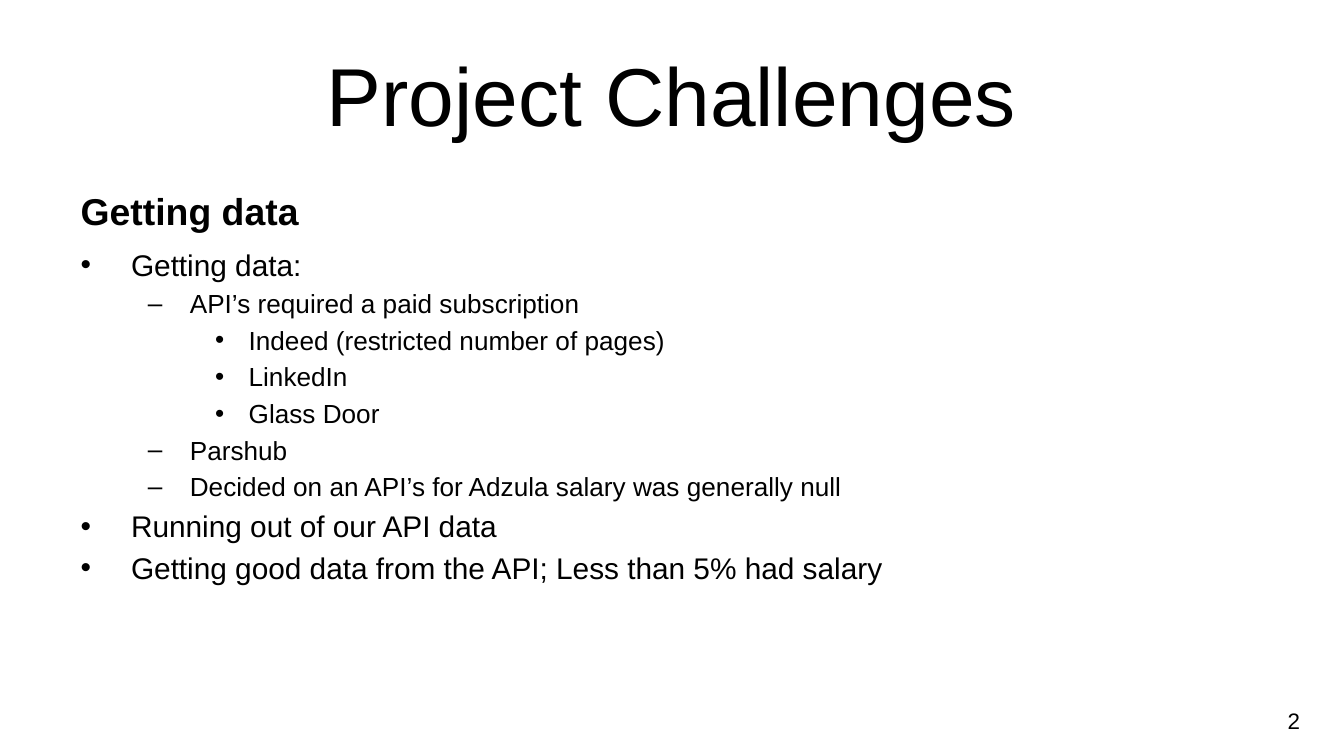
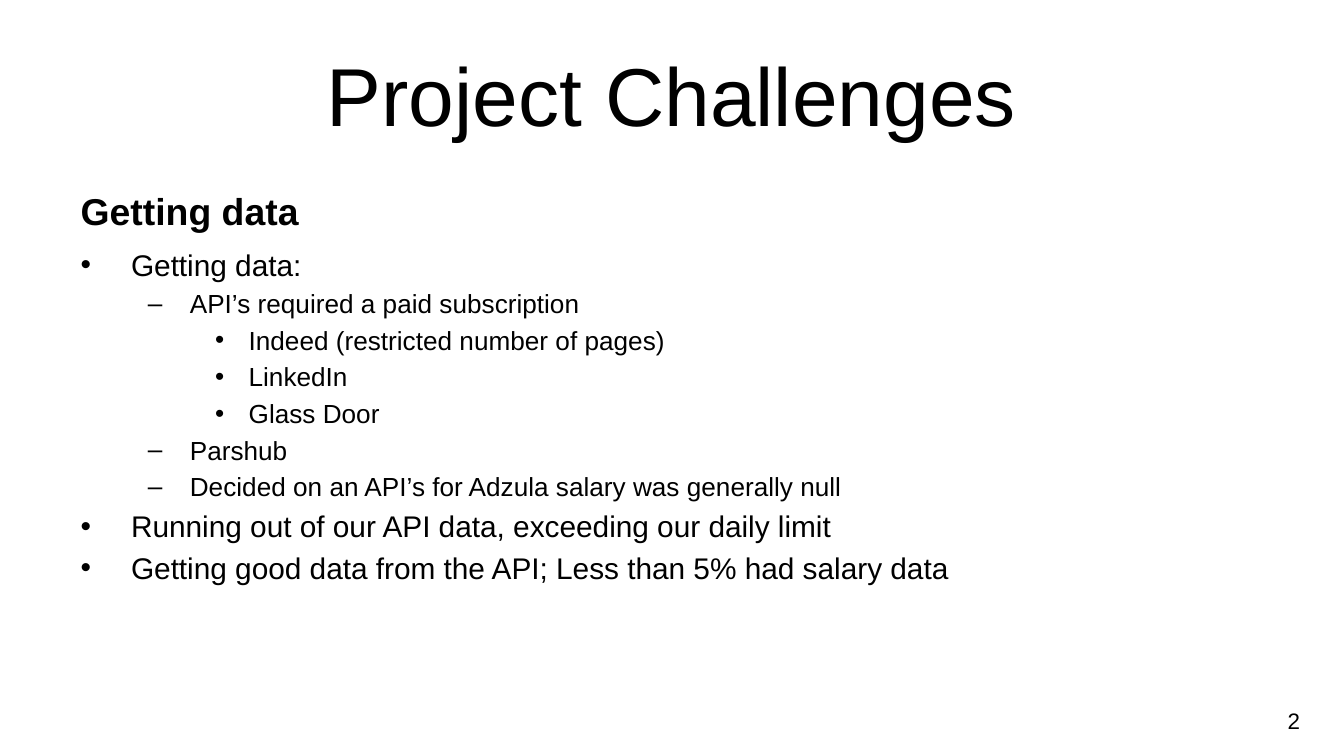
Before and after one commit to owenmeyer3/job-search-challenge, a slide deck: slide 3 of NU-Project2_Jobs Analysis.pptx. Drawn at 1344x756 pixels with LibreOffice and Linux fonts; fonts in the diff are those of the drawing; background and template pictures are left out. Boxes give left, top, right and bottom in pixels: in the first picture for what was removed or moved away, otherwise in the second. Text is boxed around its words. In the diff, an @@ line names an element or a change of style, - is before the commit and + after.

```diff
--- a/NU-Project2_Jobs Analysis.pptx
+++ b/NU-Project2_Jobs Analysis.pptx
@@ text at bbox=[131, 515, 948, 585]: text changed @@
-• Running out of our API data
-• Getting good data from the API; Less than 5% had salary
+• Running out of our API data, exceeding our daily limit
+• Getting good data from the API; Less than 5% had salary data
```
Also in this commit, not shown: 2 other slides changed, 4 slides added, 6 slides removed.
